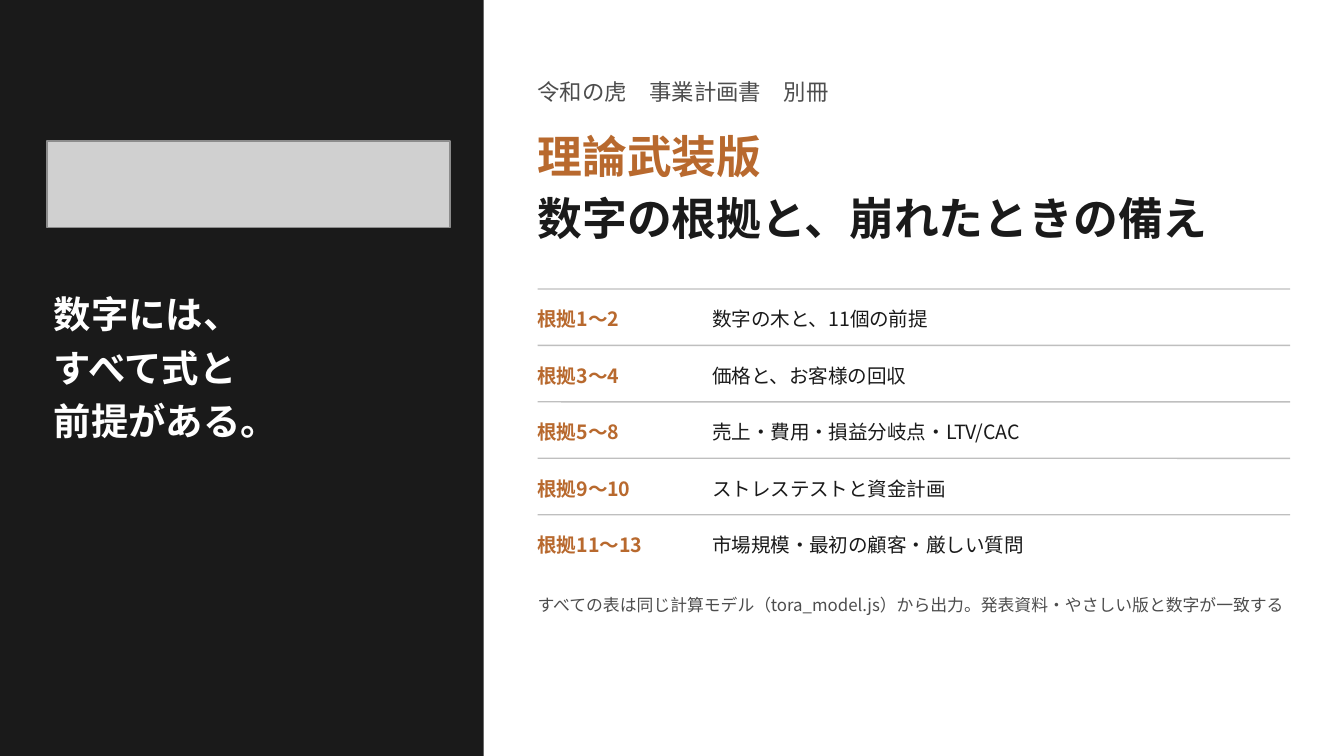
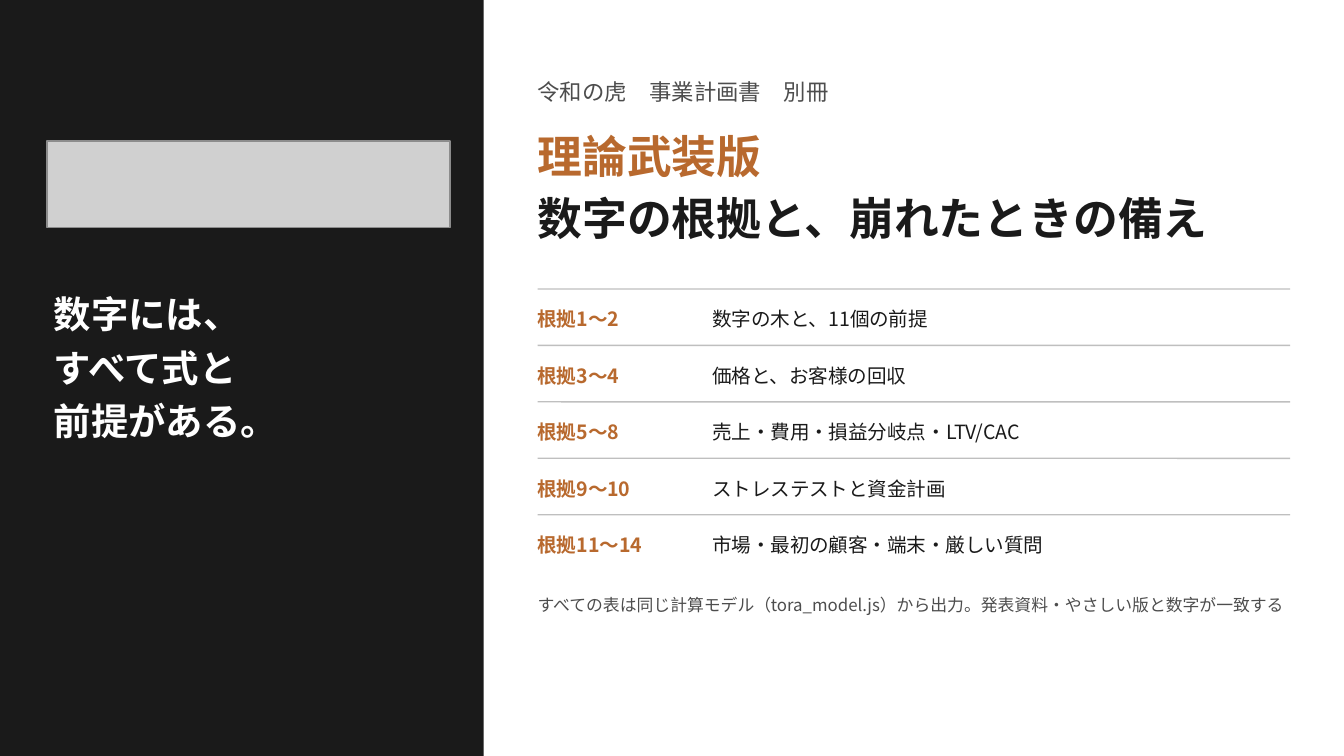
Before and after one commit to SEITOSHIKI/-ai-commute-audio-, a slide deck: slide 1 of deck/令和の虎_理論武装版_数字の根拠.pptx. Drawn at 1344x756 pixels with LibreOffice and Linux fonts; fonts in the diff are those of the drawing; grey boxes stand for pictures; background and template pictures are left out. Boxes give left, top, right and bottom in pixels: in the first picture for what was removed or moved away, otherwise in the second. Text is boxed around its words. In the diff, an @@ line names an element or a change of style, - is before the commit and + after.

```diff
--- a/deck/令和の虎_理論武装版_数字の根拠.pptx
+++ b/deck/令和の虎_理論武装版_数字の根拠.pptx
@@ text at (x1=538, y1=535, x2=643, y2=554): text changed @@
-根拠11〜13
+根拠11〜14
@@ text at (x1=712, y1=535, x2=1043, y2=554): text changed @@
-市場規模・最初の顧客・厳しい質問
+市場・最初の顧客・端末・厳しい質問
```
Also in this commit, not shown: 2 other slides changed, 1 slide added, 13 other files.
